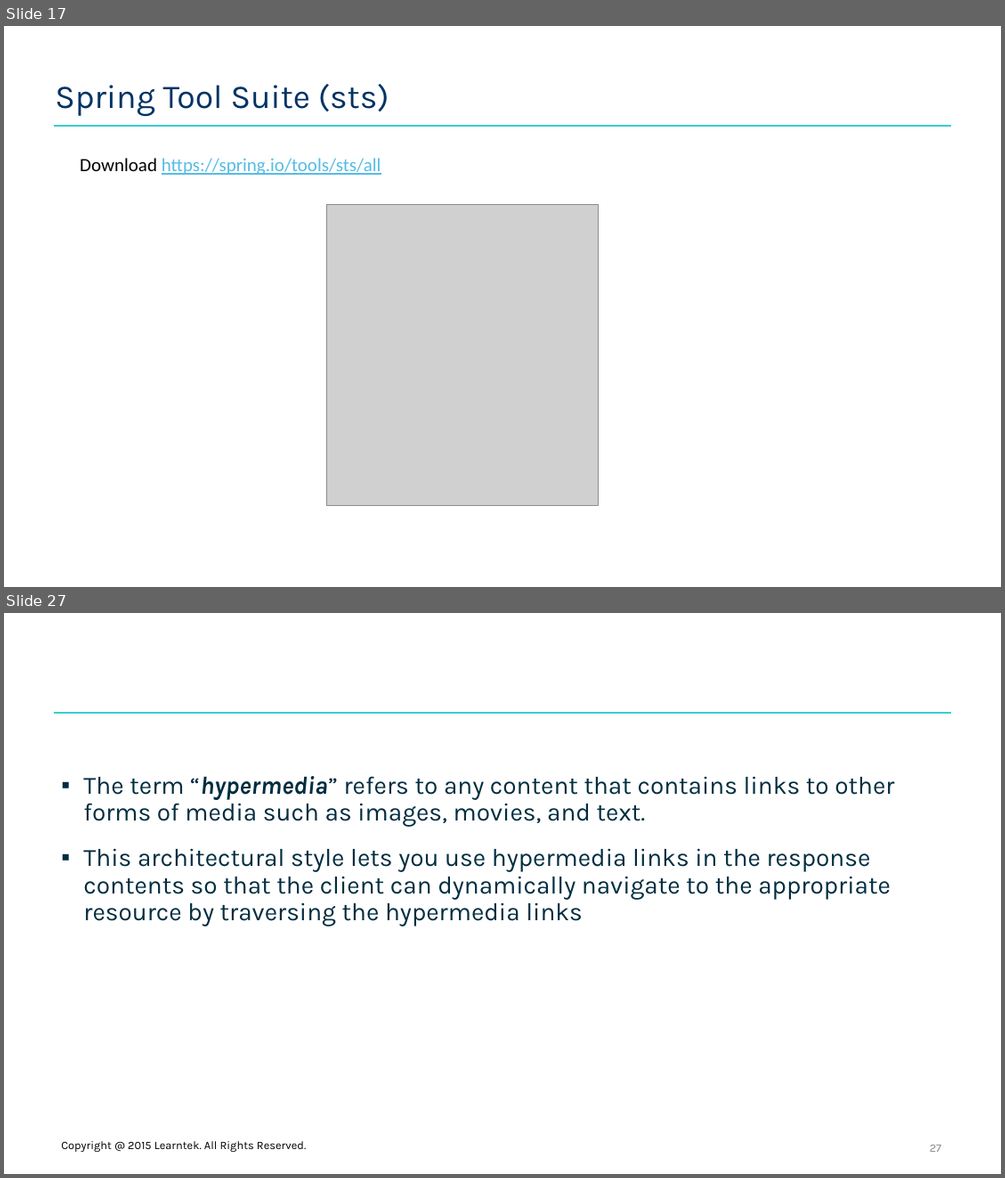
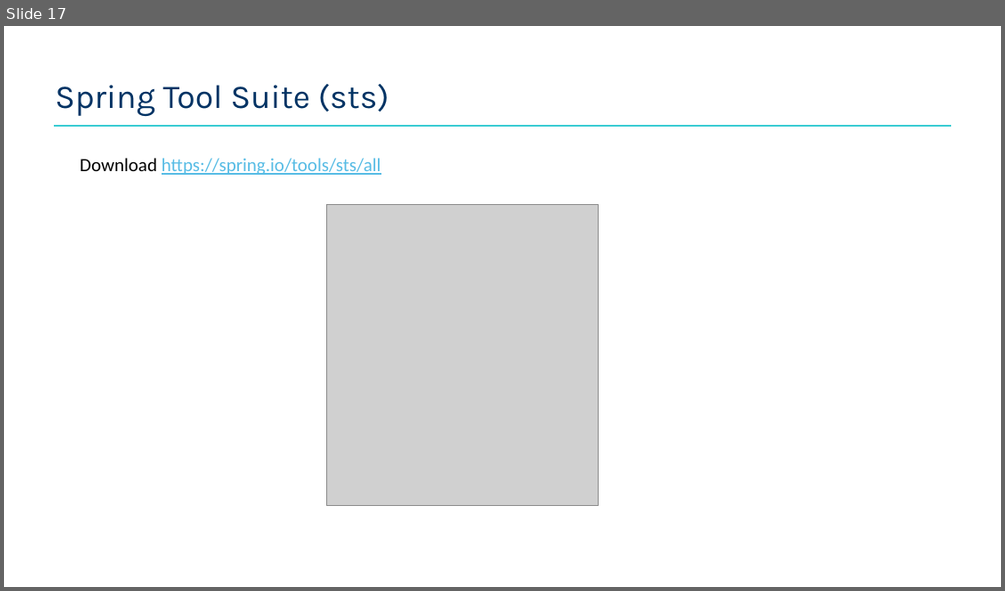
Before and after one commit to santoshkar/SpringBoot, a slide deck: Presentations/Part-1-Spring Boot.pptx. Shown one above the other, each under a label of ours: slides 17 and 27 before the commit, slide 17 after it; the slides between them are not shown. The pictures are 1005x1178 and 1005x591 pixels, drawn with LibreOffice and Linux fonts; fonts in the diff are those of the drawing; grey boxes stand for pictures; background and template pictures are left out. Boxes give left, top, right and bottom in pixels: in the first picture for what was removed or moved away, otherwise in the second. Text is boxed around its words. In the diff, an @@ line names an element or a change of style, - is before the commit and + after.

```diff
--- a/Presentations/Part-1-Spring Boot.pptx
+++ b/Presentations/Part-1-Spring Boot.pptx
@@ slide 27 removed at bbox=[4, 613, 1001, 1174], background #FFFFFF; not listed: 1 template element that a slide beside it also shows @@
@@ text removed at bbox=[83, 776, 894, 925] @@
-▪ The term “hypermedia” refers to any content that contains links to other forms of media such as images, movies, and text.
-▪ This architectural style lets you use hypermedia links in the response contents so that the client can dynamically navigate to the appropriate resource by traversing the hypermedia links
@@ text removed at bbox=[61, 1141, 306, 1151] @@
-Copyright @ 2015 Learntek. All Rights Reserved.
@@ page number removed at bbox=[930, 1144, 941, 1151] @@
-27
```
Also in this commit, not shown: 32 other slides removed, 11 other files.
